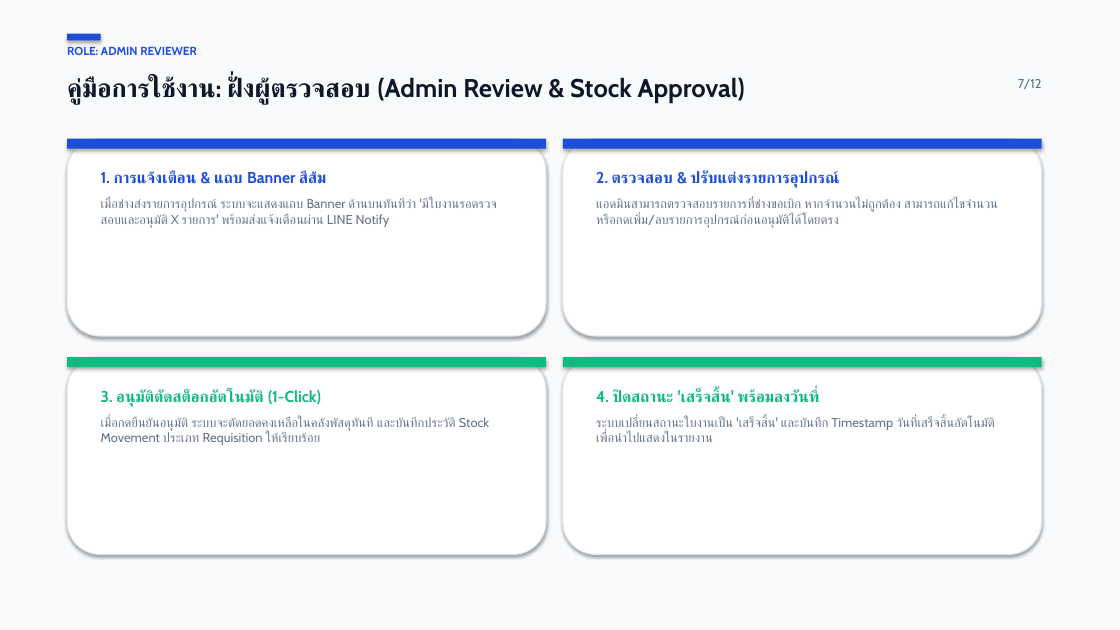
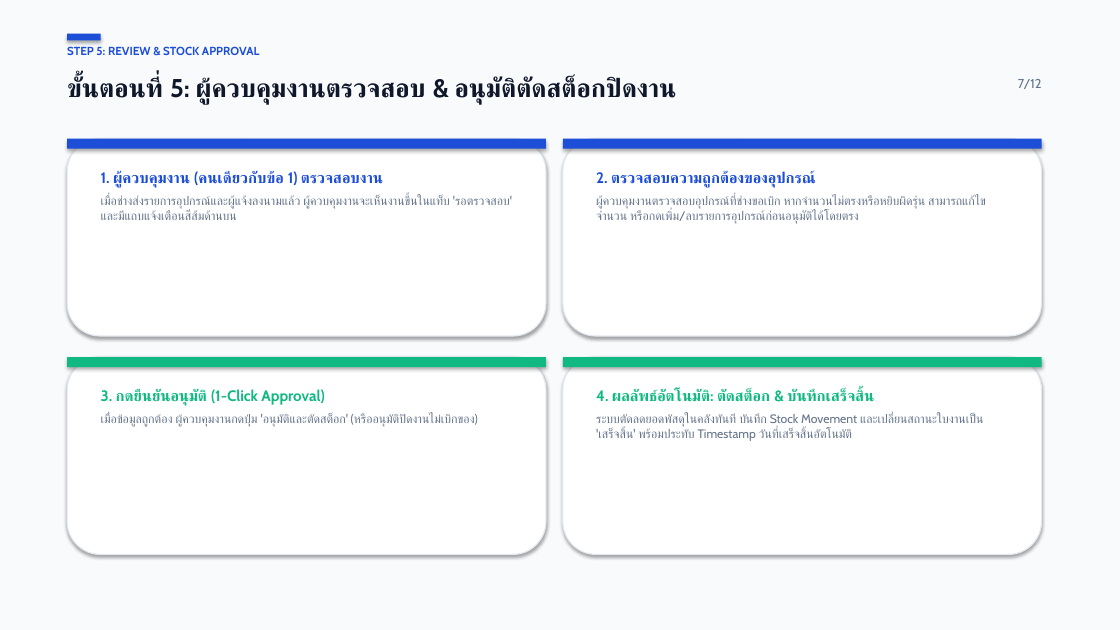
Before and after one commit to maleeart/Stoxy, a slide deck: slide 7 of docs/FM_User_Manual_Presentation.pptx. Drawn at 1120x630 pixels with LibreOffice and Linux fonts; fonts in the diff are those of the drawing. Boxes give left, top, right and bottom in pixels: in the first picture for what was removed or moved away, otherwise in the second. Text is boxed around its words. In the diff, an @@ line names an element or a change of style, - is before the commit and + after.

Commit message:
docs(fm): update presentation and PDF manual to reflect actual field workflow (Admin creates/approves, tech hands phone for signature)

```diff
--- a/docs/FM_User_Manual_Presentation.pptx
+++ b/docs/FM_User_Manual_Presentation.pptx
@@ text at (67, 46, 259, 55): text changed @@
-ROLE: ADMIN REVIEWER
+STEP 5: REVIEW & STOCK APPROVAL
@@ text at (67, 77, 677, 104): text changed @@
-คู่มือการใช้งาน: ฝั่งผู้ตรวจสอบ (Admin Review & Stock Approval)
+ขั้นตอนที่ 5: ผู้ควบคุมงานตรวจสอบ & อนุมัติตัดสต็อกปิดงาน
@@ text at (101, 170, 512, 220): text changed; size 11 to 10.5 pt @@
-1. การแจ้งเตือน & แถบ Banner สีส้ม
-เมื่อช่างส่งรายการอุปกรณ์ ระบบจะแสดงแถบ Banner ด้านบนทันทีว่า 'มีใบงานรอตรวจสอบและอนุมัติ X รายการ' พร้อมส่งแจ้งเตือนผ่าน LINE Notify
+1. ผู้ควบคุมงาน (คนเดียวกับข้อ 1) ตรวจสอบงาน
+เมื่อช่างส่งรายการอุปกรณ์และผู้แจ้งลงนามแล้ว ผู้ควบคุมงานจะเห็นงานขึ้นในแท็บ 'รอตรวจสอบ' และมีแถบแจ้งเตือนสีส้มด้านบน
@@ text at (596, 171, 986, 224): text changed; size 11 to 10.5 pt @@
-2. ตรวจสอบ & ปรับแต่งรายการอุปกรณ์
-แอดมินสามารถตรวจสอบรายการที่ช่างขอเบิก หากจำนวนไม่ถูกต้อง สามารถแก้ไขจำนวน หรือกดเพิ่ม/ลบรายการอุปกรณ์ก่อนอนุมัติได้โดยตรง
+2. ตรวจสอบความถูกต้องของอุปกรณ์
+ผู้ควบคุมงานตรวจสอบอุปกรณ์ที่ช่างขอเบิก หากจำนวนไม่ตรงหรือหยิบผิดรุ่น สามารถแก้ไขจำนวน หรือกดเพิ่ม/ลบรายการอุปกรณ์ก่อนอนุมัติได้โดยตรง
@@ text at (101, 389, 478, 427): text changed; size 11 to 10.5 pt @@
-3. อนุมัติตัดสต็อกอัตโนมัติ (1-Click)
-เมื่อกดยืนยันอนุมัติ ระบบจะตัดยอดคงเหลือในคลังพัสดุทันที และบันทึกประวัติ Stock Movement ประเภท Requisition ให้เรียบร้อย
+3. กดยืนยันอนุมัติ (1-Click Approval)
+เมื่อข้อมูลถูกต้อง ผู้ควบคุมงานกดปุ่ม 'อนุมัติและตัดสต็อก' (หรืออนุมัติปิดงานไม่เบิกของ)
@@ text at (596, 389, 983, 441): text changed; size 11 to 10.5 pt @@
-4. ปิดสถานะ 'เสร็จสิ้น' พร้อมลงวันที่
-ระบบเปลี่ยนสถานะใบงานเป็น 'เสร็จสิ้น' และบันทึก Timestamp วันที่เสร็จสิ้นอัตโนมัติ เพื่อนำไปแสดงในรายงาน
+4. ผลลัพธ์อัตโนมัติ: ตัดสต็อก & บันทึกเสร็จสิ้น
+ระบบตัดลดยอดพัสดุในคลังทันที บันทึก Stock Movement และเปลี่ยนสถานะใบงานเป็น 'เสร็จสิ้น' พร้อมประทับ Timestamp วันที่เสร็จสิ้นอัตโนมัติ
```
Also in this commit, not shown: 7 other slides changed, 3 slides added, 3 slides removed, 6 other files.
